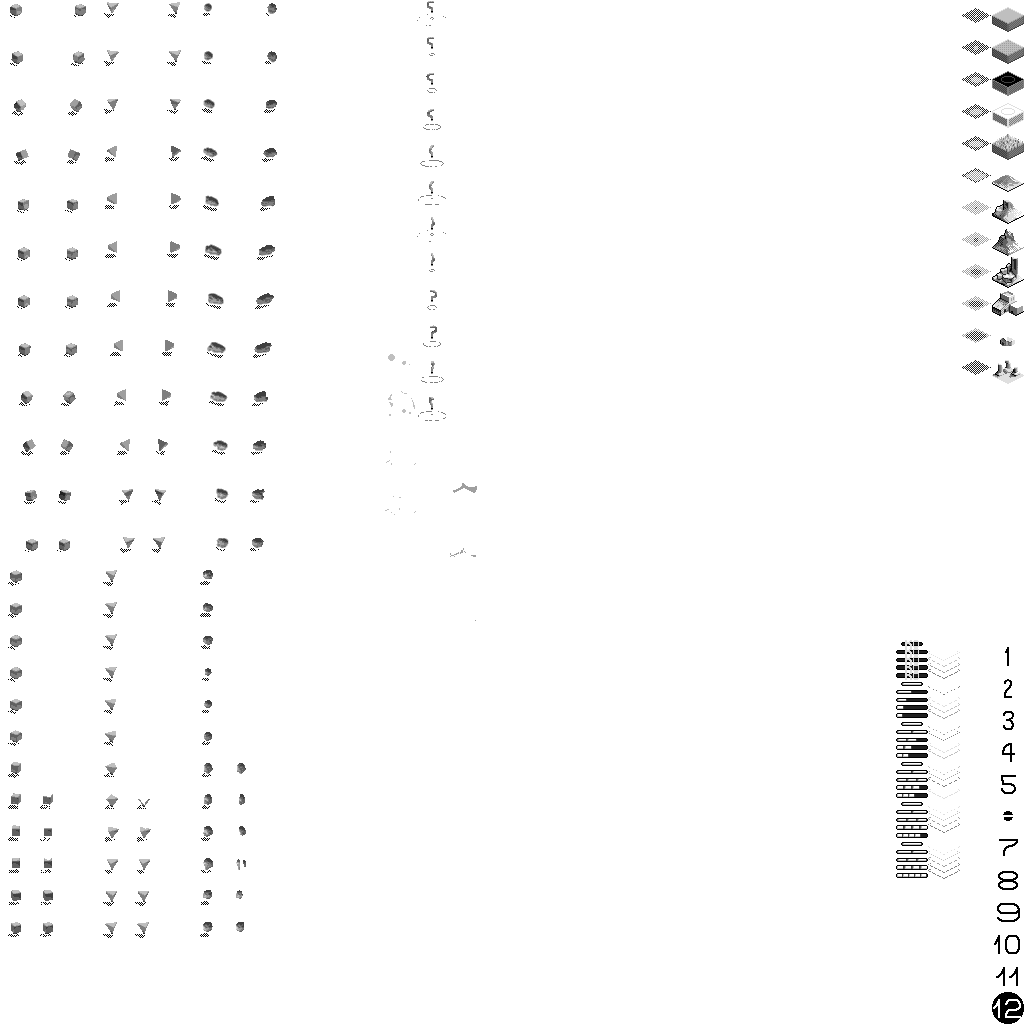
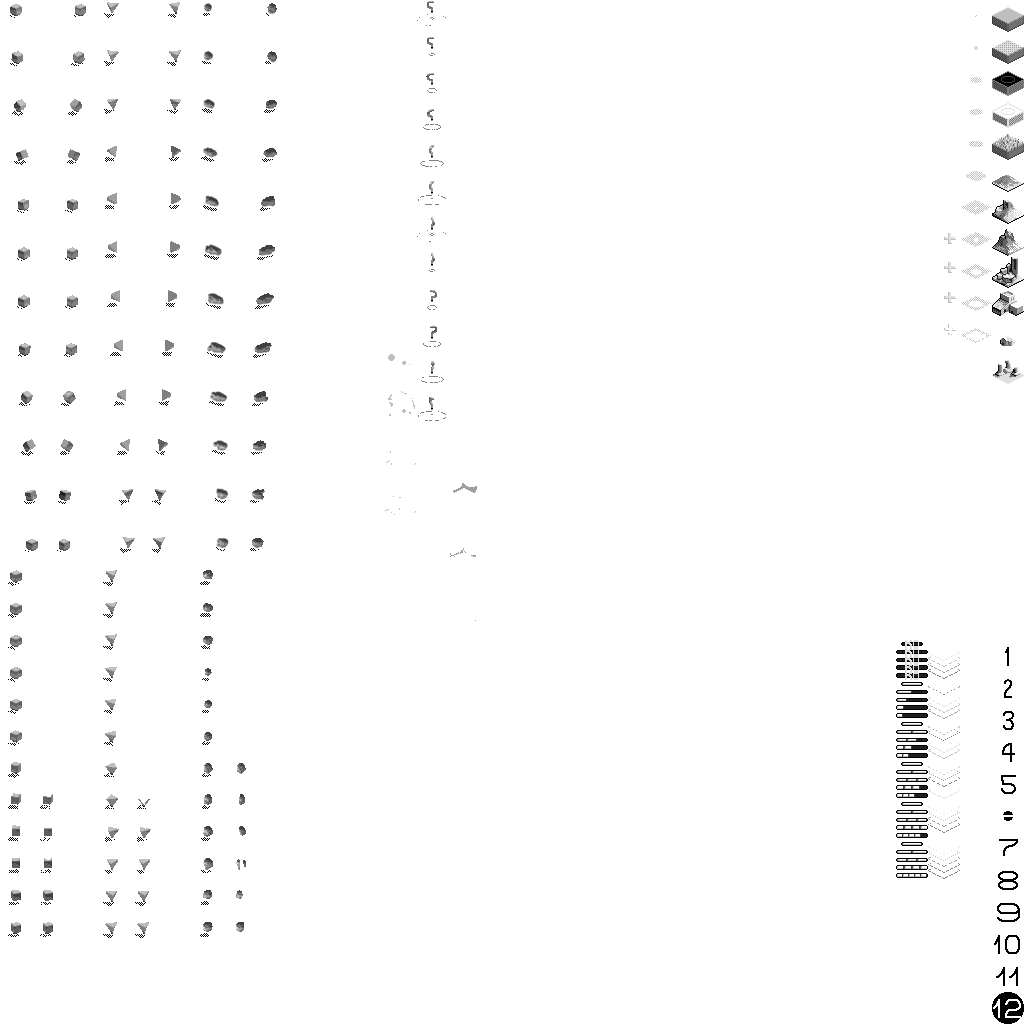
Two versions of the same layered image (1024 × 1024). Layer-by-layer changes:
pixels changed over (x1=944, y1=8, x2=1023, y2=375) (layer not identified)
